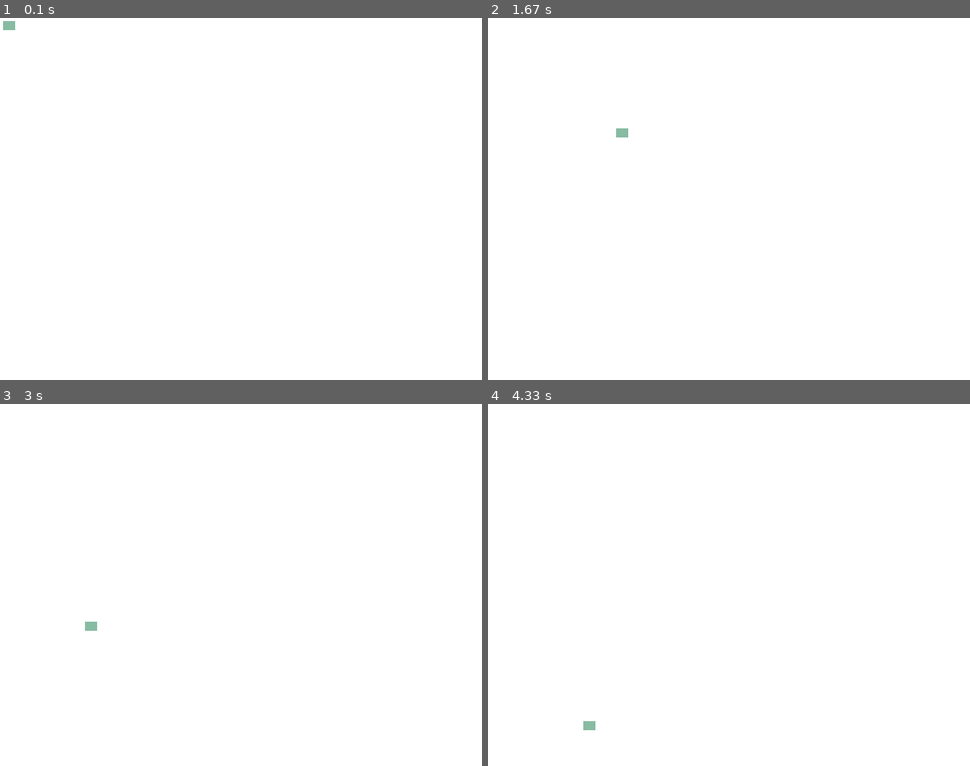
Above: before the commit, frames 1-4 (two rows, left to right).
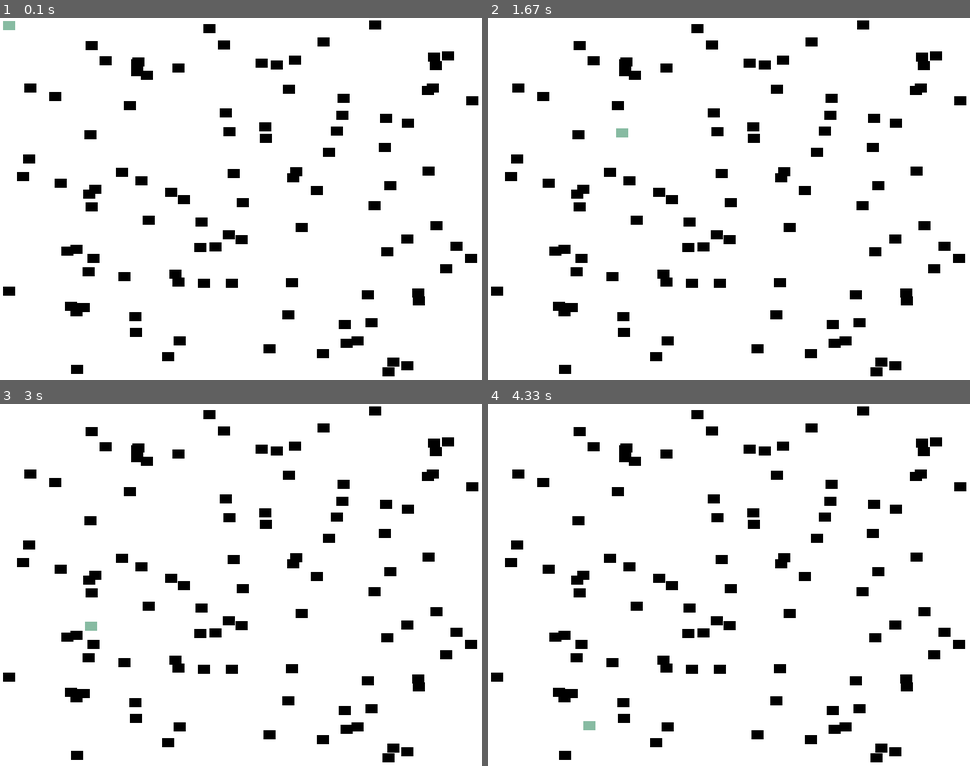
Above: after the commit, the same moments.

Repository: teacherubial/Programming-Projects-2021
Game: pygame game, started from collecting_blocks.py
Two runs of this game, one before a commit and one after it. Both use one fixed random seed, a clock stepped at 60 frames per second and the inputs below.
Inputs (mouse positions are in pixels of both pictures, inside the frame that each line leads up to):
- Up to frame 1 (0.1 s): no input
- Up to frame 2 (1.67 s): click (729, 199) at 0.38 s; click (777, 282) at 0.72 s; click (907, 329) at 1.05 s; click (618, 126) at 1.38 s
- Up to frame 3 (3 s): click (241, 632) at 1.72 s; click (173, 508) at 2.05 s; click (409, 682) at 2.38 s; click (86, 621) at 2.72 s
- Up to frame 4 (4.33 s): click (589, 516) at 3.05 s; click (618, 650) at 3.38 s; click (902, 668) at 3.72 s; click (584, 722) at 4.05 s

The runs differ from the first frame. In frame 1, 6.1% of the frame differs, in the area x 0-100%, y 0-99%; in frame 2, 6.1%; in frame 3, 6.1%; in frame 4, 6.1%.

Commit message:
Added collection blocks

Diff:
--- a/collecting_blocks.py
+++ b/collecting_blocks.py
@@ -2,6 +2,7 @@
 # Author: Ubial
 
 
+import random
 import pygame
 
 pygame.init()
@@ -59,9 +60,27 @@
     # Create some local variables that describe the environment
     done = False
     clock = pygame.time.Clock()
+    num_blocks = 100
 
-    # Create a group of sprites to store ALL SPRITES
+    pygame.mouse.set_visible(False)
+
+    # Create groups to hold Sprites
     all_sprites = pygame.sprite.Group()
+    block_sprites = pygame.sprite.Group()
+
+    # Create all the block sprites and add to block_sprites
+    for i in range(num_blocks):
+        # Create a block (set its parameters)
+        block = Block(BLACK, 20, 15)
+
+        # Set a random location for the block inside the screen
+        block.rect.x = random.randrange(SCREEN_WIDTH - block.rect.width)
+        block.rect.y = random.randrange(SCREEN_HEIGHT - block.rect.height)
+
+        # Add the block to the block_sprites Group
+        # Add the block to the all_sprites Group
+        block_sprites.add(block)
+        all_sprites.add(block)
 
     # Create the Player block
     player = Block(ETON_BLUE, 20, 15)
